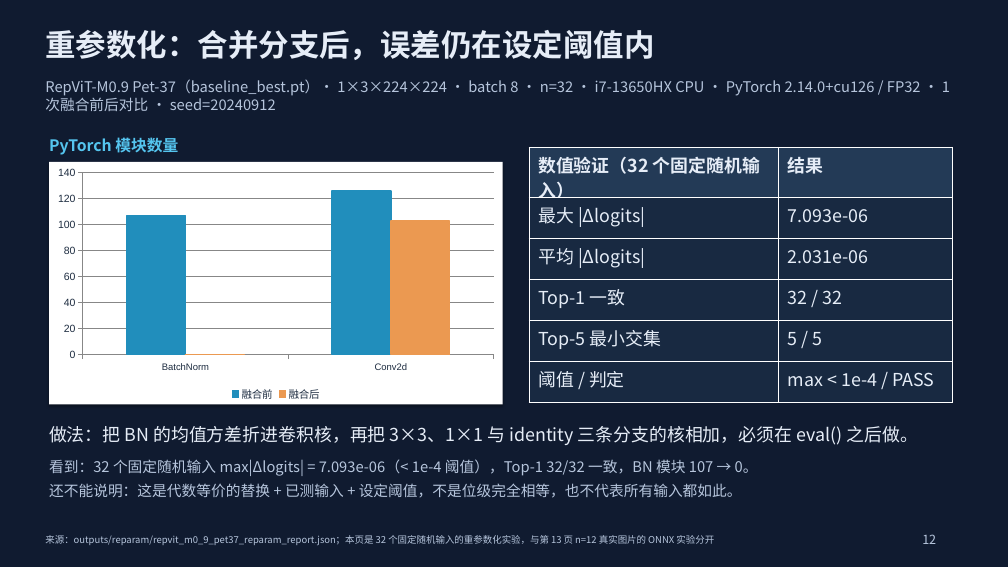
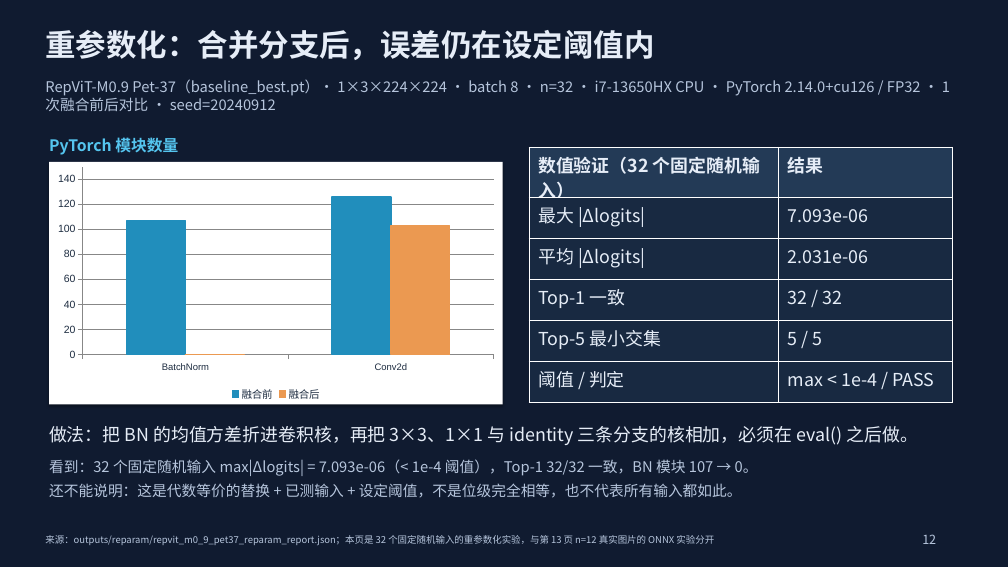
Before and after one commit to 8ga-tech/RepViT-Reproduction, a slide deck: slide 12 of report/答辩PPT_RepViT.pptx. Drawn at 1008x567 pixels with LibreOffice and Linux fonts; fonts in the diff are those of the drawing. Boxes give left, top, right and bottom in pixels: in the first picture for what was removed or moved away, otherwise in the second. Text is boxed around its words. In the diff, an @@ line names an element or a change of style, - is before the commit and + after.

```diff
--- a/report/答辩PPT_RepViT.pptx
+++ b/report/答辩PPT_RepViT.pptx
@@ column chart at (x1=49, y1=162, x2=503, y2=405) @@
@@ value axis changed @@
```
Also in this commit, not shown: 2 other slides changed, 5 other files.
